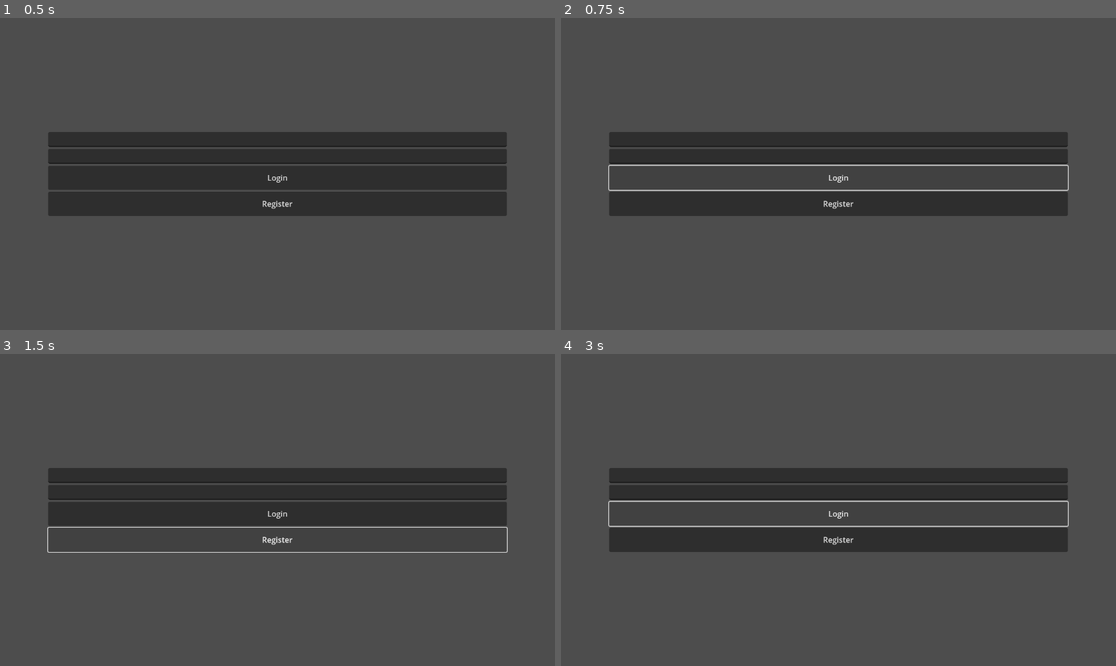
Above: before the commit, frames 1-4 (two rows, left to right).
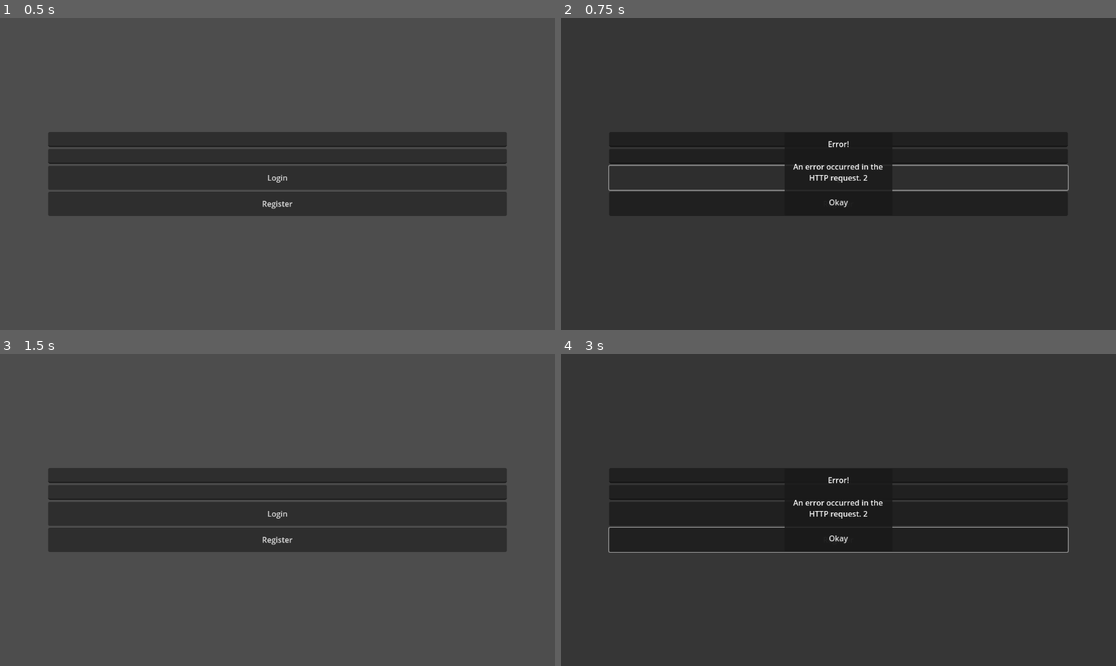
Above: after the commit, the same moments.

Repository: Lopdo/VortexWars3Client
Game: Godot game, scene res://Screens/Main.tscn
Same seed, same stepped clock (60 frames per second), same inputs: the game is played once before the commit and once after it. Before the commit the project starts from res://margin_container.tscn.
Inputs (mouse positions are in pixels of both pictures, inside the frame that each line leads up to):
- Up to frame 1 (0.5 s): no input
- Up to frame 2 (0.75 s): click "Login" at 0.5 s
- Up to frame 3 (1.5 s): click (277, 538) at 1.25 s, where only the run after the commit has a clickable "Okay"
- Up to frame 4 (3 s): click "Register" at 2 s; click "Login" at 2.75 s

Frame 1 is identical in both runs. In frame 2, 2.5% of the frame differs, in the area x 8-92%, y 39-62%; in frame 3, 0.6%; in frame 4, 7.6%, in the area x 8-92%, y 39-64%.
Error before the commit: Invalid access to property or key 'sessionToken' on a base object of type 'Nil'. (res://main_menu.gd:44)

Commit message:
added main scene with separate layer for error popup

Diff:
--- a/main_menu.gd
+++ b/Screens/Login/login_screen.gd
@@ -1,4 +1,6 @@
 extends Node
+
+
 
 func _on_button_pressed() -> void:
 	# Create an HTTP request node and connect its completion signal.
@@ -17,6 +19,7 @@
 	var error = http_request.request("http://127.0.0.1:8080/auth/login", [_auth_header()], HTTPClient.METHOD_POST)
 	if error != OK:
 		push_error("An error occurred in the HTTP request.")
+		Globals.error_popup.show_error("An error occurred in the HTTP request.")
 
 func _register():
 	var http_request = HTTPRequest.new()
@@ -38,6 +41,10 @@
 
 
 func _http_request_completed(result, response_code, headers, body):
+	if result != 0:
+		Globals.error_popup.show_error("An error occurred in the HTTP request. " + str(result))
+		return
+
 	##print(json["name"])
 	print(body.get_string_from_utf8())
 	var login_response = JSON.parse_string(body.get_string_from_utf8())
--- a/margin_container.tscn
+++ b/Screens/Login/login_screen.tscn
@@ -1,6 +1,6 @@
 [gd_scene load_steps=2 format=3 uid="uid://csa1nm825t105"]
 
-[ext_resource type="Script" uid="uid://dqs85bdhqcu7h" path="res://main_menu.gd" id="1_r6qsq"]
+[ext_resource type="Script" uid="uid://dqs85bdhqcu7h" path="res://Screens/Login/login_screen.gd" id="1_wplbs"]
 
 [node name="MarginContainer" type="MarginContainer"]
 anchors_preset = 15
@@ -12,7 +12,7 @@
 theme_override_constants/margin_top = 100
 theme_override_constants/margin_right = 100
 theme_override_constants/margin_bottom = 100
-script = ExtResource("1_r6qsq")
+script = ExtResource("1_wplbs")
 
 [node name="VBoxContainer" type="VBoxContainer" parent="."]
 layout_mode = 2
--- /dev/null
+++ b/Screens/Main.gd
@@ -0,0 +1,13 @@
+extends CanvasLayer
+
+func _ready():
+	create_popup()
+
+	var login = preload("res://Screens/Login/login_screen.tscn").instantiate()
+	add_child(login)
+
+func create_popup():
+	var popup = preload("res://Popups/ErrorPopup.tscn").instantiate()
+	$ErrorLayer.add_child(popup)
+	popup.hide()
+	Globals.error_popup = popup
--- /dev/null
+++ b/Screens/Main.tscn
@@ -0,0 +1,9 @@
+[gd_scene load_steps=2 format=3 uid="uid://c5qqskmefu3ea"]
+
+[ext_resource type="Script" uid="uid://dllkpg4ktyl0f" path="res://Screens/Main.gd" id="1_fgway"]
+
+[node name="Main" type="CanvasLayer"]
+layer = 0
+script = ExtResource("1_fgway")
+
+[node name="ErrorLayer" type="CanvasLayer" parent="."]
--- a/project.godot
+++ b/project.godot
@@ -11,7 +11,7 @@
 [application]
 
 config/name="VortexWars3Client"
-run/main_scene="res://margin_container.tscn"
+run/main_scene="uid://c5qqskmefu3ea"
 config/features=PackedStringArray("4.4", "Forward Plus")
 config/icon="res://icon.svg"
 
Renamed: main_menu.gd.uid -> Screens/Login/login_screen.gd.uid
Not shown, added: Screens/Main.gd.uid
